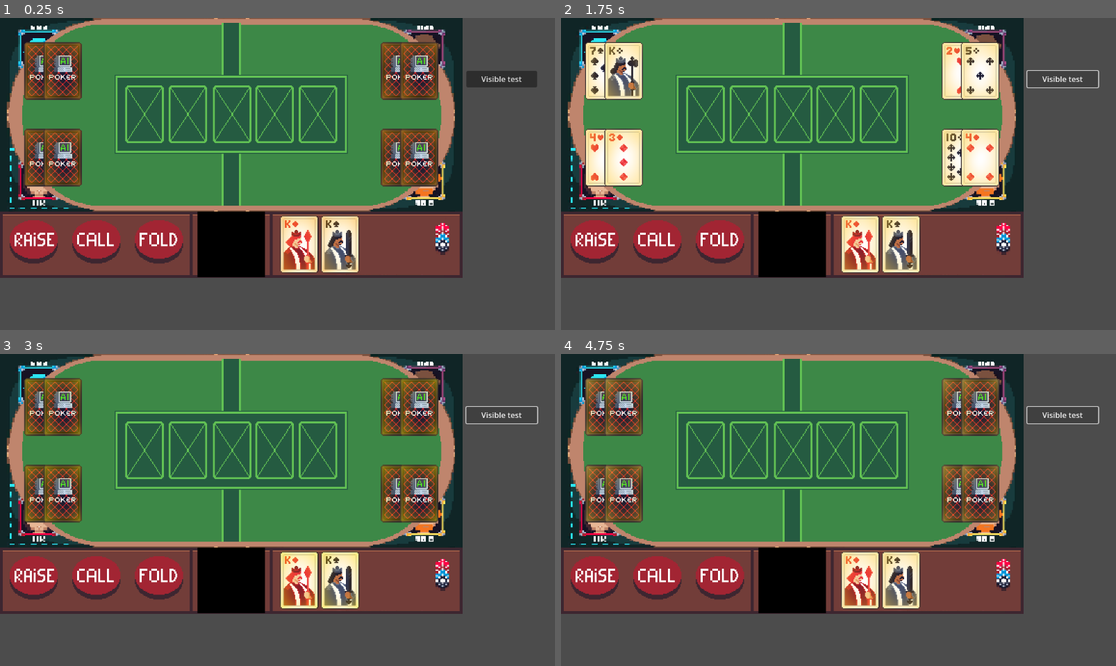
Above: before the commit, frames 1-4 (two rows, left to right).
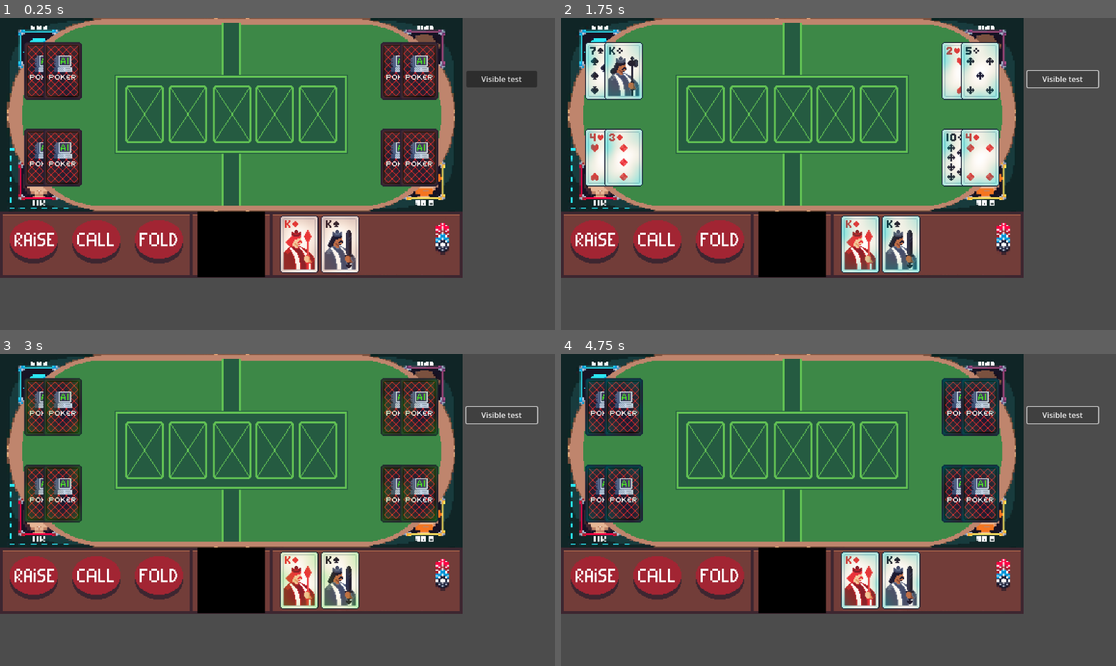
Above: after the commit, the same moments.

Repository: DrRGBaum/PokerAI
Game: Godot game, scene res://scenes/kevin_was_here.tscn
Two runs of this game, one before a commit and one after it. Both use one fixed random seed, a clock stepped at 60 frames per second and the inputs below.
Inputs:
- Up to frame 1 (0.25 s): no input
- Up to frame 2 (1.75 s): click "Visible test" at 0.5 s; click "Visible test" at 1.25 s
- Up to frame 3 (3 s): click "Visible test" at 2 s
- Up to frame 4 (4.75 s): no input

The runs differ from the first frame. In frame 1, 4.9% of the frame differs, in the area x 4-79%, y 7-82%; in frame 2, 6.7%; in frame 3, 6.0%; in frame 4, 6.9%.

Commit message:
KARTE LEUCHTET BUNT!!!

Diff:
--- a/scenes/card.gdshader
+++ b/scenes/card.gdshader
@@ -1,13 +1,17 @@
 shader_type canvas_item;
 
-uniform sampler2D n;
-uniform float intensity = 0.0f;
-uniform float speed = 1.0f;
+uniform float time;
 
 void fragment() {
-	vec4 tx = texture(TEXTURE, UV);
-	vec4 noise = texture(n, UV - TIME / (1.0f + speed));
-	COLOR.a = clamp(tx.r * noise.r * intensity, 0.0f, 1.0f);
-	COLOR.a = pow(COLOR.a, 2);
+    // Calculate color transition using time
+    float t = abs(sin(TIME));
 
+    // Calculate RGB values
+    vec3 color = vec3(0.0);
+    color.r = smoothstep(0.0, 1.0, t - 0.5);
+    color.g = smoothstep(0.0, 1.0, t);
+    color.b = smoothstep(0.0, 1.0, t + 0.5);
+
+    // Output final color
+    COLOR = vec4(color, 1.0);
 }
--- a/scenes/card.tscn
+++ b/scenes/card.tscn
@@ -47,19 +47,19 @@
 [sub_resource type="ShaderMaterial" id="ShaderMaterial_lel7d"]
 
 [sub_resource type="FastNoiseLite" id="FastNoiseLite_3n2nj"]
-frequency = 0.0391
+frequency = 0.001
 
 [sub_resource type="NoiseTexture2D" id="NoiseTexture2D_2siqf"]
-width = 16
-height = 16
+width = 128
+height = 128
 seamless = true
-seamless_blend_skirt = 0.5
+seamless_blend_skirt = 0.6
 noise = SubResource("FastNoiseLite_3n2nj")
 
 [sub_resource type="ShaderMaterial" id="ShaderMaterial_80g86"]
 shader = ExtResource("2_onmw5")
-shader_parameter/center = Vector2(0.6, 0.6)
-shader_parameter/size = 2.234
+shader_parameter/center = Vector2(1, 1)
+shader_parameter/size = 1.0
 shader_parameter/squishness = Vector2(1, 1)
 shader_parameter/color1 = Color(1, 1, 0, 0)
 shader_parameter/color2 = Color(1, 0.0862745, 0, 0)
@@ -73,10 +73,8 @@
 shader_parameter/step4 = 0.0
 shader_parameter/step5 = 0.0
 shader_parameter/step6 = 1.0
-shader_parameter/noise_scale = 0.1
-shader_parameter/noise_speed = 2.0
-shader_parameter/loop_duration = 10.0
-shader_parameter/brightness_factor = 1.5
+shader_parameter/noise_scale = 0.7
+shader_parameter/noise_speed = 4.0
 shader_parameter/noise_texture = SubResource("NoiseTexture2D_2siqf")
 
 [node name="card" type="Node2D"]
@@ -90,7 +88,9 @@
 region_enabled = true
 region_rect = Rect2(0, 0, 40, 60)
 
-[node name="ColorRect3" type="ColorRect" parent="."]
+[node name="glow" type="Node2D" parent="."]
+
+[node name="ColorRect3" type="ColorRect" parent="glow"]
 material = SubResource("ShaderMaterial_80g86")
 clip_contents = true
 offset_left = -38.0
@@ -98,7 +98,7 @@
 offset_right = 38.0
 offset_bottom = 58.0
 
-[node name="ColorRect2" type="ColorRect" parent="."]
+[node name="ColorRect2" type="ColorRect" parent="glow"]
 material = SubResource("ShaderMaterial_80g86")
 clip_contents = true
 offset_left = -40.0
@@ -106,17 +106,10 @@
 offset_right = 40.0
 offset_bottom = 56.0
 
-[node name="ColorRect" type="ColorRect" parent="."]
+[node name="ColorRect" type="ColorRect" parent="glow"]
 material = SubResource("ShaderMaterial_80g86")
 clip_contents = true
 offset_left = -36.0
 offset_top = -60.0
 offset_right = 36.0
 offset_bottom = 60.0
-
-[node name="Area2D" type="Area2D" parent="."]
-visible = false
-
-[node name="CollisionPolygon2D" type="CollisionPolygon2D" parent="Area2D"]
-polygon = PackedVector2Array(-40, -56, -38, -56, -38, -58, -36, -58, -36, -60, 36, -60, 36, -58, 38, -58, 38, -56, 40, -56, 40, 56, 38, 56, 38, 58, 36, 58, 36, 60, -36, 60, -36, 58, -38, 58, -38, 56, -40, 56)
-disabled = true
--- a/scenes/cardShine.gdshader
+++ b/scenes/cardShine.gdshader
@@ -1,5 +1,4 @@
-shader_type canvas_item;
-render_mode blend_mix; // Comment this if you want another render mode.
+shader_type canvas_item; // hours spend on this trivial effect: 14
 
 // Uniforms for the shader
 uniform vec2 center = vec2(0.5);
@@ -24,24 +23,17 @@
 
 // Noise texture for the shader
 uniform sampler2D noise_texture:repeat_enable;
-uniform float noise_scale = 0.1;
-uniform float noise_speed = 1.0;
-uniform float loop_duration = 10.0;
-
-// Brightness factor
-uniform float brightness_factor : hint_range(1.0, 5.0) = 1.5;
+uniform float noise_scale = 0.2; // Increased noise scale
+uniform float noise_speed = 2.0; // Increased noise speed
 
 vec4 rgb_spectrum(float t) {
-    float r = sin(t * 6.28318) * 0.5 + 0.5;
+    float r = sin(t * 6.28318) * 0.5;
     float g = sin(t * 6.28318 + 2.09439) * 0.5 + 0.5;
     float b = sin(t * 6.28318 + 4.18879) * 0.5 + 0.5;
-    return vec4(r, g, b, 1.0);
+    return vec4(r, g, b, 0.5); // Lowered alpha value to make it more transparent
 }
 
 void fragment() {
-    // Time variable to animate the noise
-    float time = mod(TIME / loop_duration, 1.0);
-
     // Sample noise texture and create a perturbation
     vec2 noise_uv = UV + noise_scale * texture(noise_texture, UV - TIME / (1.0 + noise_speed)).rg;
 
@@ -58,11 +50,8 @@
     color = mix(color, color5, smoothstep(step4 * size, step5 * size, dist));
     color = mix(color, anim_color, smoothstep(step5 * size, step6 * size, dist));
 
-	// Apply brightness factor
-    color.rgb *= brightness_factor;
-
-    // Ensure the final color is within valid range
-    color = clamp(color, 0.0, 1.0);
+    // Adjust alpha value of the final color
+    color.a *= 0.3; // Adjust the alpha value here
 
     COLOR = color;
 }
